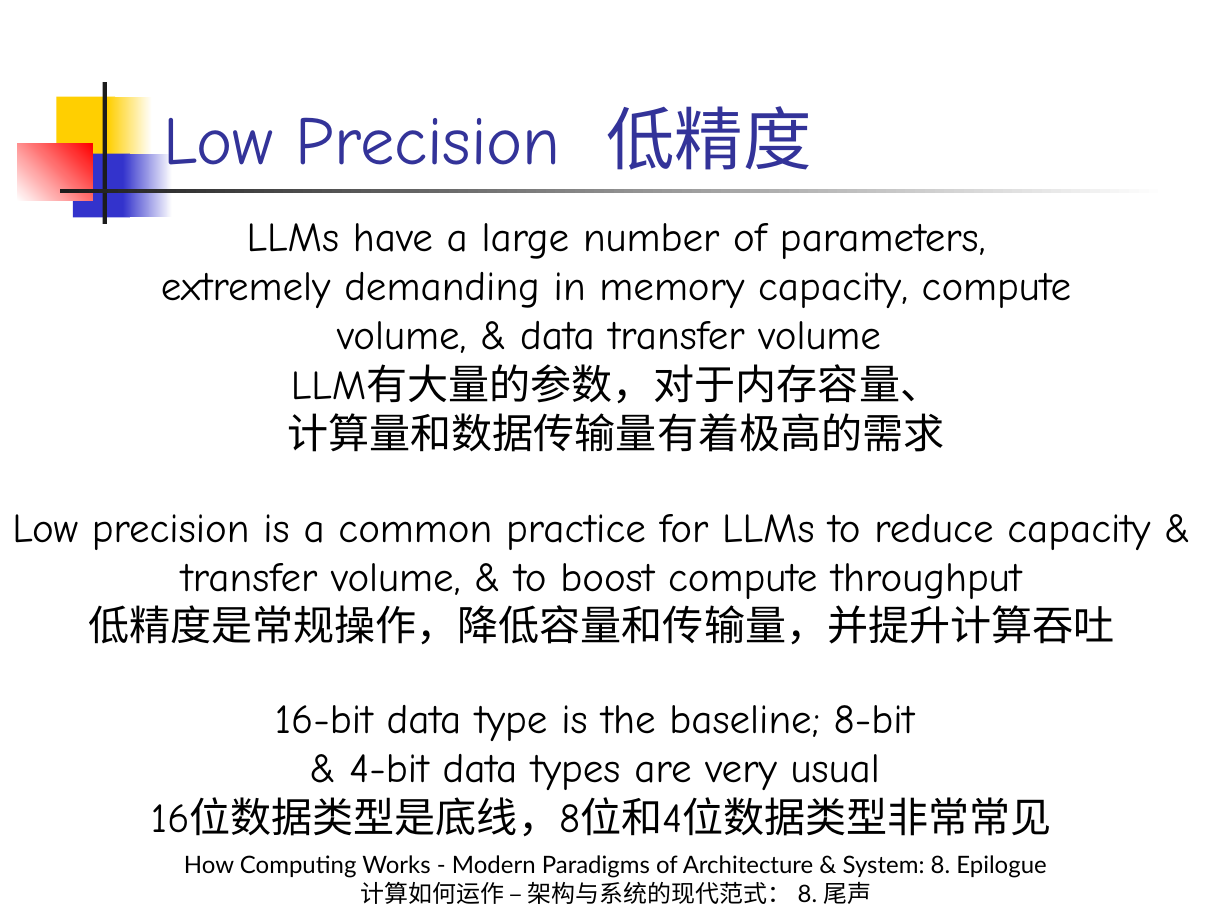
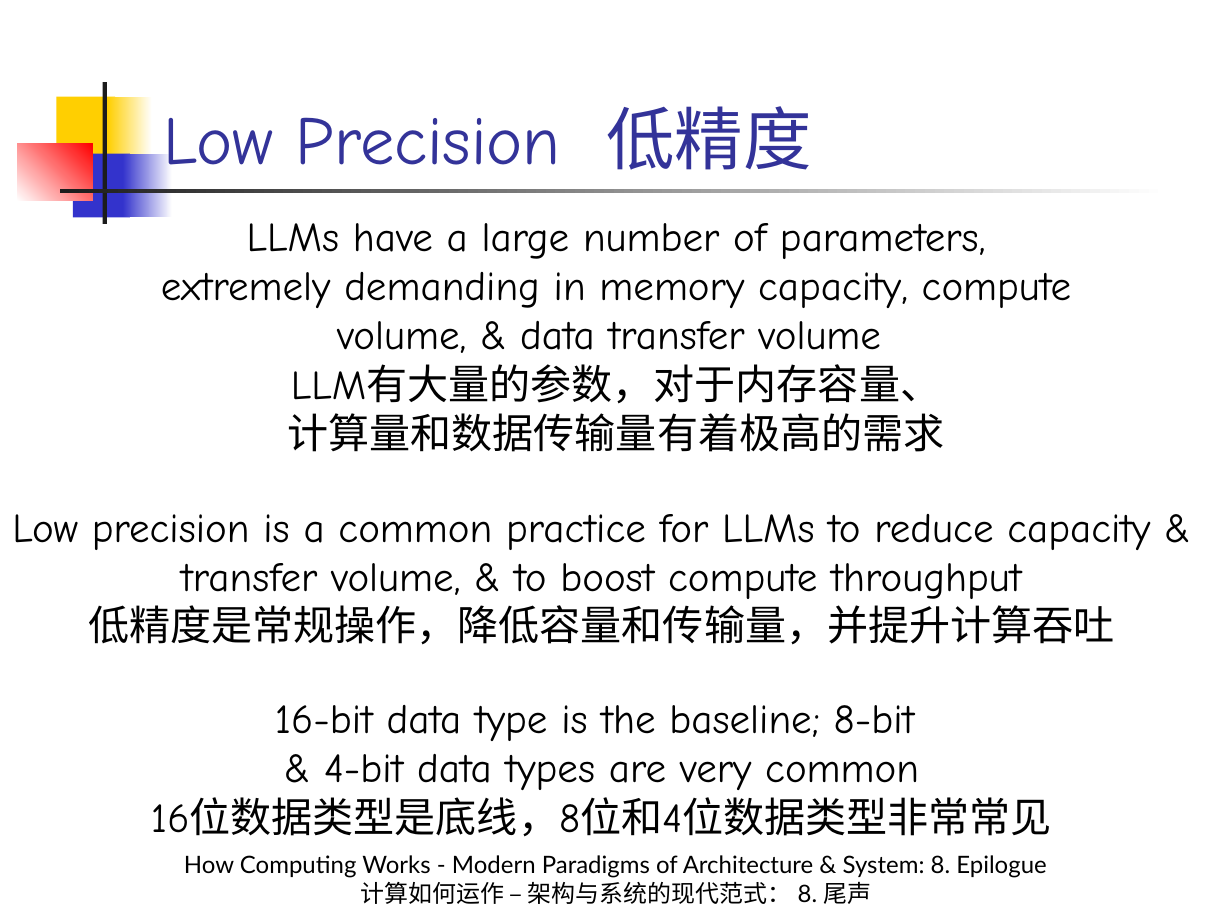
Before and after one commit to licongintel/courseMaterial, a slide deck: slide 13 of HCWMPA&S/Slides/8. Epilogue.pptx. Drawn at 1232x924 pixels with LibreOffice and Linux fonts; fonts in the diff are those of the drawing. Boxes give left, top, right and bottom in pixels: in the first picture for what was removed or moved away, otherwise in the second. Text is boxed around its words. In the diff, an @@ line names an element or a change of style, - is before the commit and + after.

Commit message:
Refine some wording in Sec. 8

```diff
--- a/HCWMPA&S/Slides/8. Epilogue.pptx
+++ b/HCWMPA&S/Slides/8. Epilogue.pptx
@@ text at (324, 754, 919, 790): text changed @@
-& 4-bit data types are very usual
+& 4-bit data types are very common
```
Also in this commit, not shown: 16 other slides changed.
